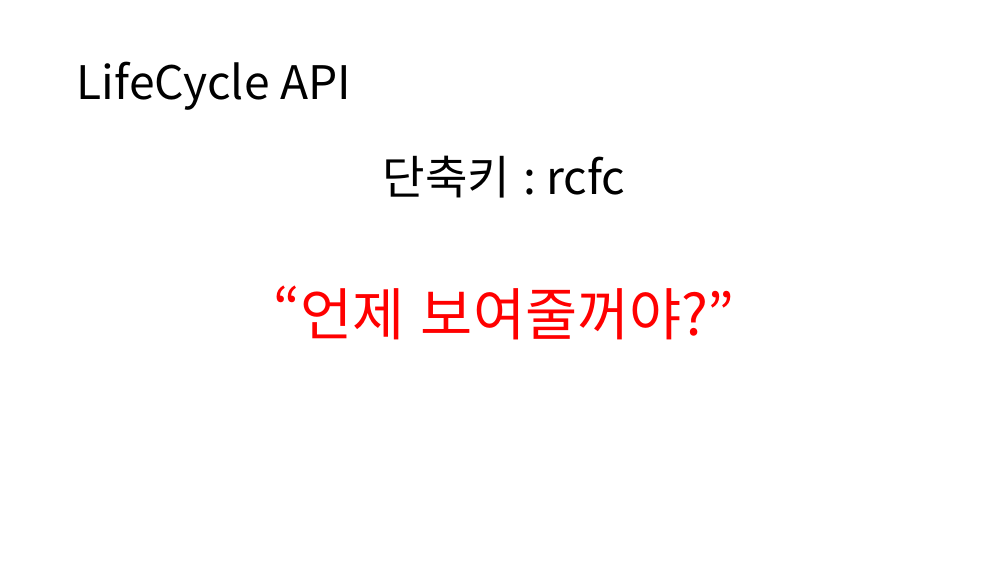
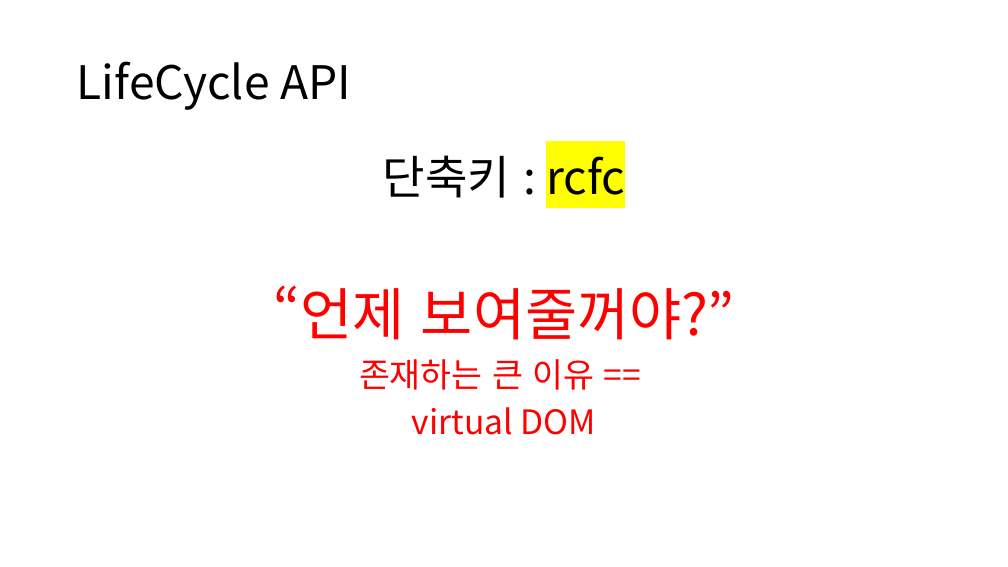
Before and after one commit to ctrl-z-won/Dev-Log, a slide deck: slide 25 of react/ctrlz2-0320.pptx (slide 26 before the commit). Drawn at 1008x567 pixels with LibreOffice and Linux fonts; fonts in the diff are those of the drawing. Boxes give left, top, right and bottom in pixels: in the first picture for what was removed or moved away, otherwise in the second. Text is boxed around its words. In the diff, an @@ line names an element or a change of style, - is before the commit and + after.

```diff
--- a/react/ctrlz2-0320.pptx
+++ b/react/ctrlz2-0320.pptx
@@ text at bbox=[383, 155, 625, 198]: highlight none to #FFFF00 in "rcfc" @@
@@ text at bbox=[359, 359, 596, 435]: paragraphs added @@
+존재하는 큰 이유 ==
+virtual DOM
```
Also in this commit, not shown: 5 other slides changed, 1 slide removed, 9 other files.
